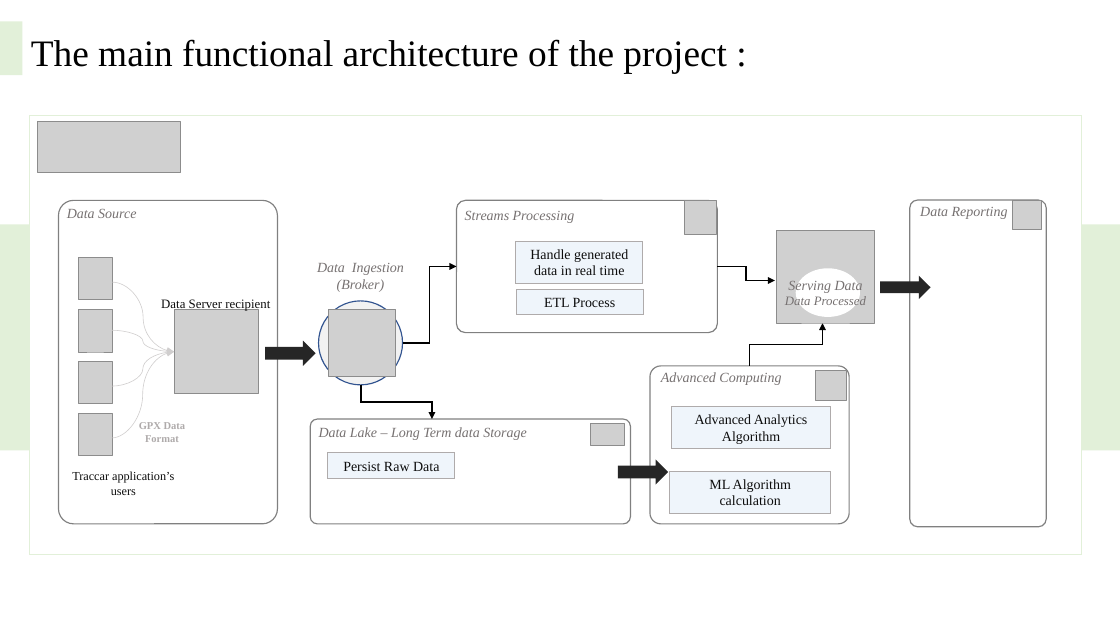
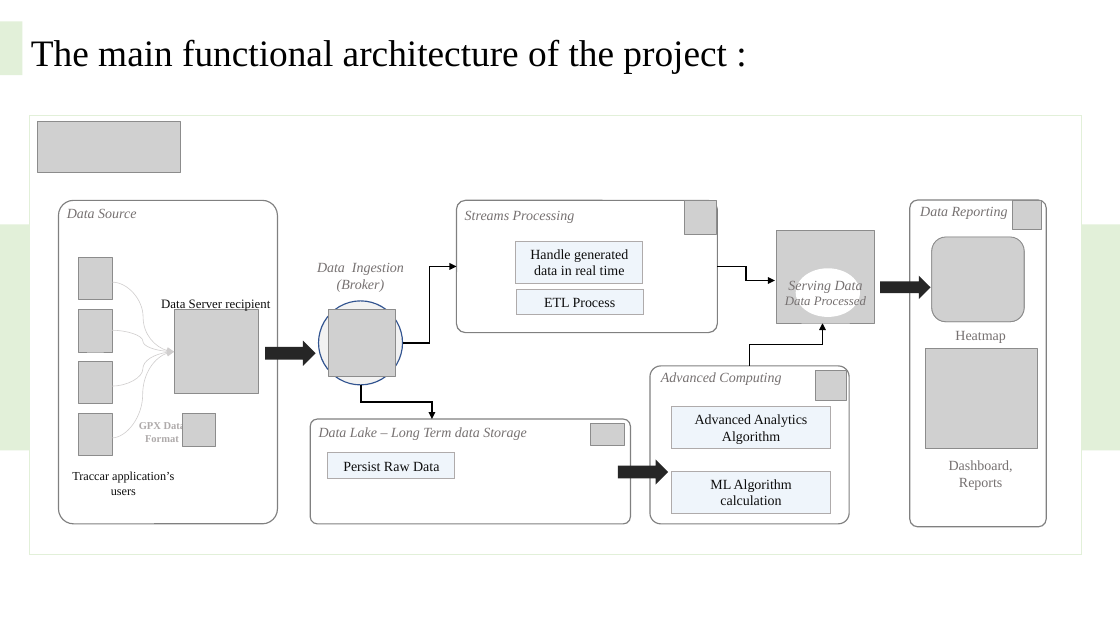
Before and after one commit to MiSalah/Real-Time-Data-Streaming-Analytics-System-for-tracking-Pedestrians, a slide deck: slide 3 of Progress' Presentations/Presentation1.pptx. Drawn at 1120x630 pixels with LibreOffice and Linux fonts; fonts in the diff are those of the drawing; grey boxes stand for pictures; background and template pictures are left out. Boxes give left, top, right and bottom in pixels: in the first picture for what was removed or moved away, otherwise in the second. Text is boxed around its words. In the diff, an @@ line names an element or a change of style, - is before the commit and + after.

Commit message:
add the progress presentation v1 : [include the functional presentation]

```diff
--- a/Progress' Presentations/Presentation1.pptx
+++ b/Progress' Presentations/Presentation1.pptx
@@ picture added at bbox=[932, 238, 1024, 322] @@
@@ picture added at bbox=[932, 237, 1024, 322] @@
@@ picture added at bbox=[926, 349, 1038, 449] @@
@@ text added at bbox=[955, 331, 1005, 343], 12 pt, text #767171 @@
+Heatmap
@@ picture added at bbox=[182, 413, 216, 447] @@
@@ text added at bbox=[949, 460, 1013, 490], 12 pt, text #767171 @@
+Dashboard, Reports
```
